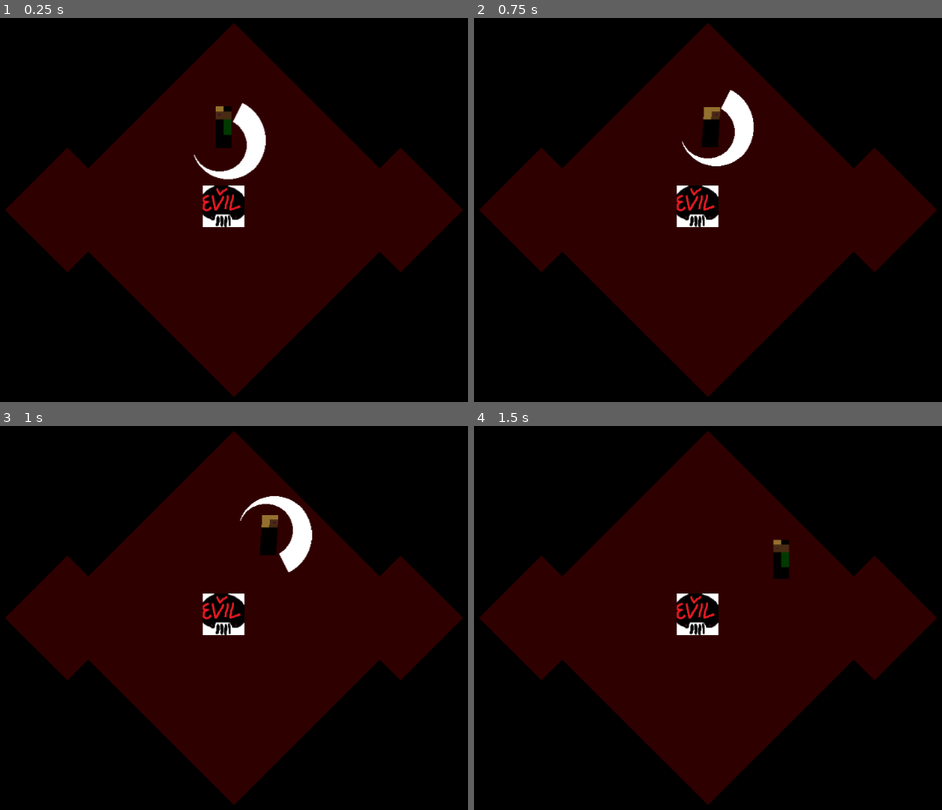
Above: before the commit, frames 1-4 (two rows, left to right).
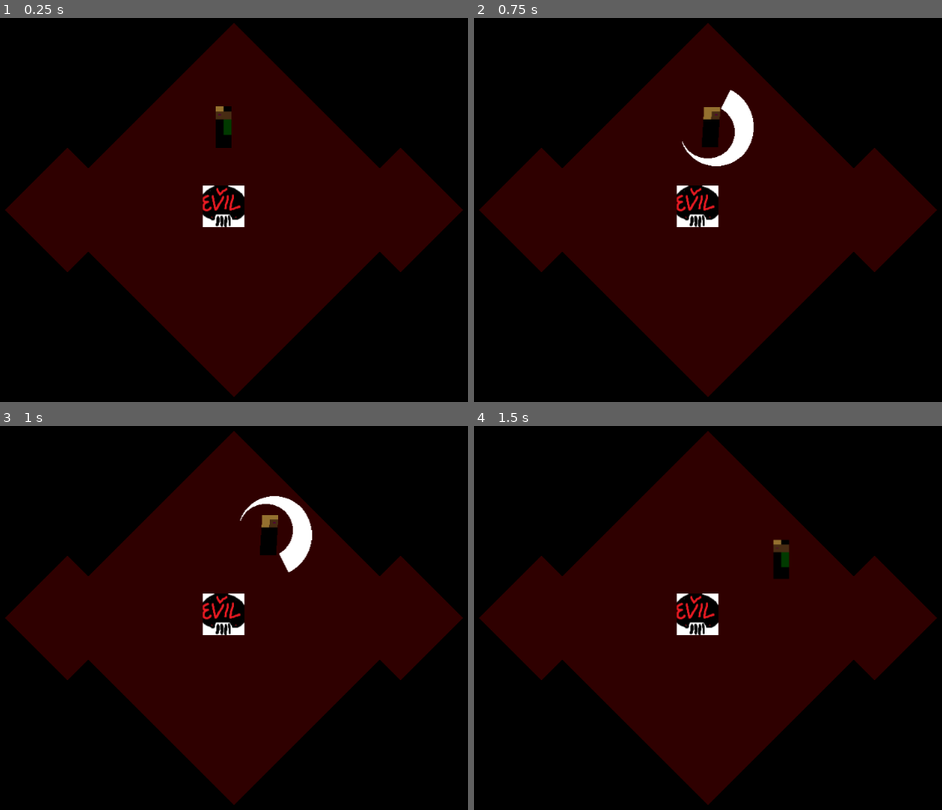
Above: after the commit, the same moments.

Repository: jcoombes/lil_xxx_wrld
Game: Godot game, scene res://Nightmare.tscn
Two runs of this game, one before a commit and one after it. Both use one fixed random seed, a clock stepped at 60 frames per second and the inputs below. This scene is started directly instead of the project's main scene.
Inputs:
- Up to frame 1 (0.25 s): no input
- Up to frame 2 (0.75 s): tap Enter (ui_accept) at 0.5 s; hold Right (ui_right) from 0.53 s (still down)
- Up to frame 3 (1 s): keep holding Right (ui_right); tap Enter (ui_accept) at 0.77 s
- Up to frame 4 (1.5 s): release Right (ui_right) at 1.28 s; hold Down (ui_down) from 1.28 s (still down)

The runs differ from the first frame. In frame 1, 1.0% of the frame differs, in the area x 41-57%, y 22-43%; in frame 2, nothing differs; in frame 3, nothing differs; in frame 4, nothing differs.

Commit message:
The player now takes damage when they bump into demons.

Diff:
--- a/Demon.tscn
+++ b/Demon.tscn
@@ -1,7 +1,8 @@
-[gd_scene load_steps=6 format=2]
+[gd_scene load_steps=8 format=2]
 
 [ext_resource path="res://assets/demon/sprite.png" type="Texture" id=1]
 [ext_resource path="res://Demon.gd" type="Script" id=2]
+[ext_resource path="res://DemonHurtbox.gd" type="Script" id=3]
 
 [sub_resource type="SpriteFrames" id=1]
 animations = [ {
@@ -15,6 +16,9 @@
 radius = 32.0
 
 [sub_resource type="CircleShape2D" id=3]
+radius = 32.0
+
+[sub_resource type="CircleShape2D" id=4]
 radius = 32.0
 
 [node name="Demon" type="KinematicBody2D"]
@@ -36,5 +40,13 @@
 
 [node name="CollisionShape2D" type="CollisionShape2D" parent="Hitbox"]
 shape = SubResource( 3 )
+
+[node name="Hurtbox" type="Area2D" parent="."]
+collision_layer = 8
+collision_mask = 4
+script = ExtResource( 3 )
+
+[node name="CollisionShape2D" type="CollisionShape2D" parent="Hurtbox"]
+shape = SubResource( 4 )
 [connection signal="timeout" from="WanderTimer" to="." method="_on_WanderTimer_timeout"]
 [connection signal="area_entered" from="Hitbox" to="." method="_on_Hitbox_area_entered"]
--- /dev/null
+++ b/DemonHurtbox.gd
@@ -0,0 +1,16 @@
+extends Area2D
+
+
+# Declare member variables here. Examples:
+# var a = 2
+# var b = "text"
+var damage: float = 1.0
+
+# Called when the node enters the scene tree for the first time.
+func _ready():
+	pass # Replace with function body.
+
+
+# Called every frame. 'delta' is the elapsed time since the previous frame.
+#func _process(delta):
+#	pass
--- a/Player.gd
+++ b/Player.gd
@@ -1,6 +1,9 @@
 extends KinematicBody2D
 
+enum Behaviours {ALIVE, DEAD}
 enum Envelope {ATTACK, DECAY, SUSTAIN, RELEASE}
+
+signal dead
 
 # time it takes to hit max speed (seconds)
 const ATTACK_DURATION: float = 0.2
@@ -17,6 +20,10 @@
 var facing_direction := Vector2()
 var _phase: int = Envelope.RELEASE
 var combo: int = 0
+
+var health: float = 10.0
+var state: int = Behaviours.ALIVE
+
 
 # Called when the node enters the scene tree for the first time.
 func _ready():
@@ -67,6 +74,14 @@
 
 
 func _physics_process(delta: float) -> void:
+	match state:
+		Behaviours.ALIVE:
+			do_movement(delta)
+		Behaviours.DEAD:
+			pass
+
+
+func do_movement(delta: float) -> void:
 	var new_direction := Vector2()
 
 	if Input.is_action_pressed("ui_right"):
@@ -136,3 +151,12 @@
 
 func _on_ComboResetTimer_timeout():
 	combo = 0
+
+
+func _on_Hitbox_area_entered(area):
+	health -= area.damage
+
+	if health <= 0.0:
+		emit_signal("dead")
+		state = Behaviours.DEAD
+		($AnimatedSprite as AnimatedSprite).visible = false
--- a/Player.tscn
+++ b/Player.tscn
@@ -292,9 +292,10 @@
 script = ExtResource( 8 )
 
 [node name="SwordSprite" type="AnimatedSprite" parent="Sword"]
+visible = false
 position = Vector2( 0.561234, 0 )
 rotation = -1.57079
-frames = SubResource( 5 )
+frames = SubResource( 8 )
 animation = "down"
 
 [node name="CollisionShape2D" type="CollisionPolygon2D" parent="Sword"]
@@ -303,4 +304,5 @@
 
 [node name="ComboResetTimer" type="Timer" parent="."]
 one_shot = true
+[connection signal="area_entered" from="Hitbox" to="." method="_on_Hitbox_area_entered"]
 [connection signal="timeout" from="ComboResetTimer" to="." method="_on_ComboResetTimer_timeout"]
Not shown: 5 places in Player.tscn that only renumber resources
